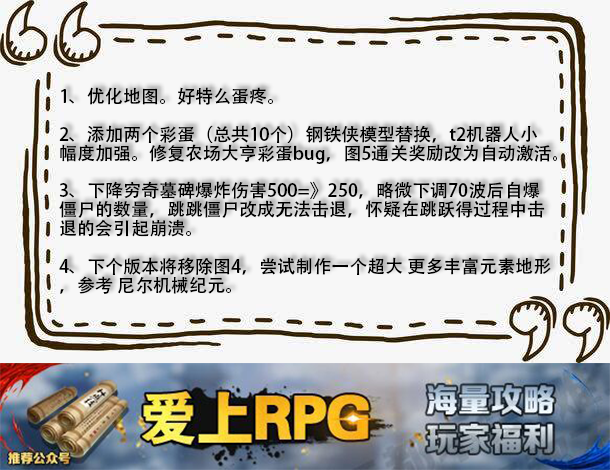
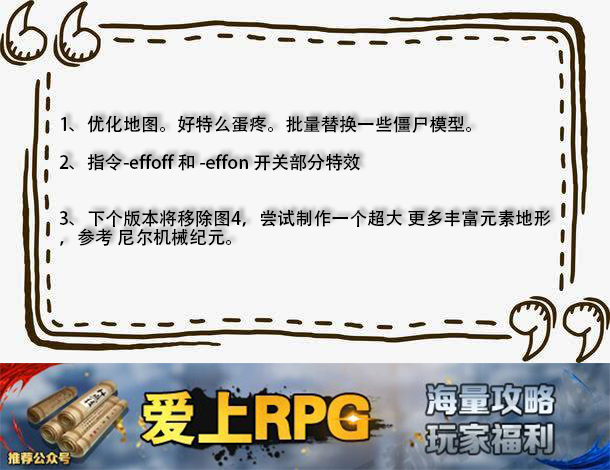
The second w=610, h=470 image is a revision of the first. Changes to its layers:
renamed "1、优化地图。好特么蛋疼。 2、添加两个彩蛋（总共10个）钢铁侠模型替换，t2机器人小 幅度加强。修复农场大亨彩蛋bug，图" to "1、优化地图。好特么蛋疼。批量替换一些僵尸模型。 2、指令-effoff 和 -effon 开关部分特效 3、下个版本将", painted on it over [59, 87, 557, 294]
